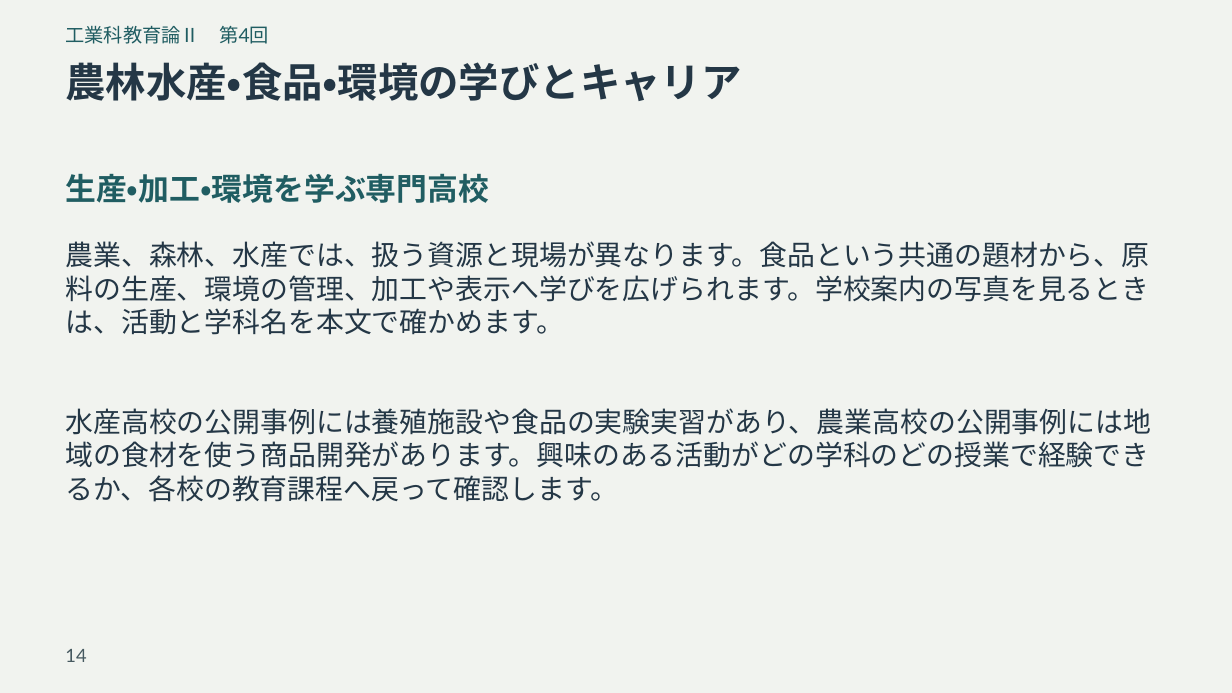
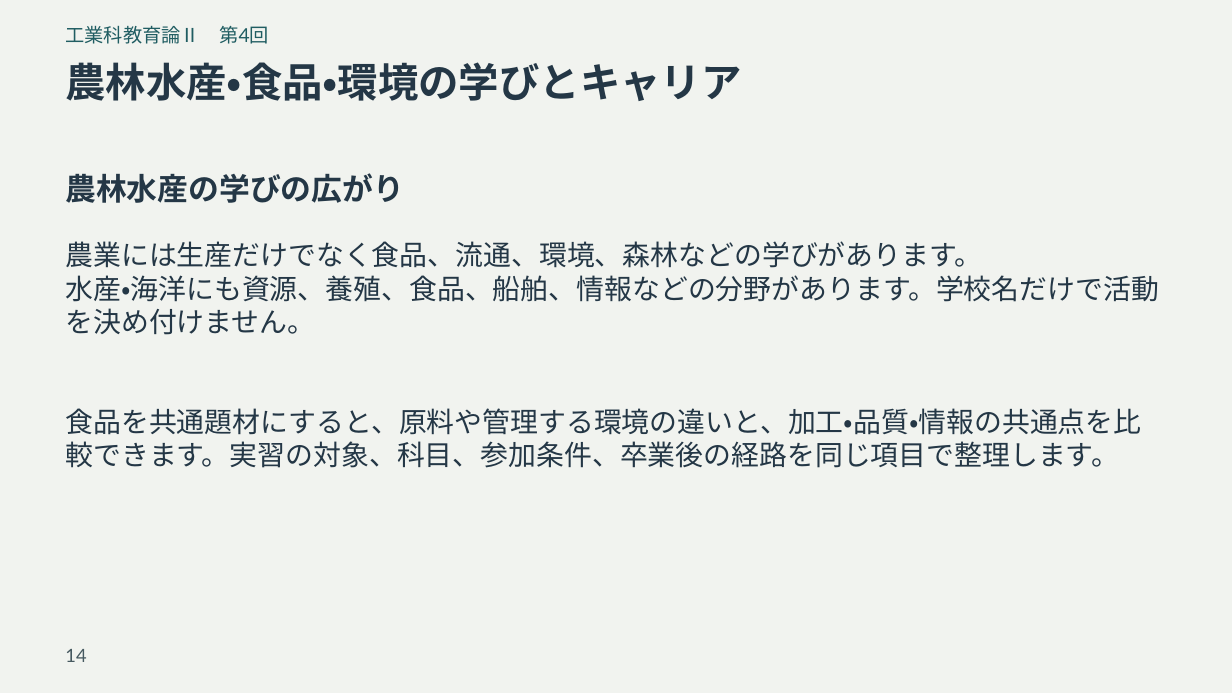
Before and after one commit to zooc-14calbp/industrial-education-ii, a slide deck: slide 14 of reorganized/20261105/expanded/slides.pptx. Drawn at 1232x693 pixels with LibreOffice and Linux fonts; fonts in the diff are those of the drawing. Boxes give left, top, right and bottom in pixels: in the first picture for what was removed or moved away, otherwise in the second. Text is boxed around its words. In the diff, an @@ line names an element or a change of style, - is before the commit and + after.

```diff
--- a/reorganized/20261105/expanded/slides.pptx
+++ b/reorganized/20261105/expanded/slides.pptx
@@ text at bbox=[65, 173, 404, 203]: text changed; text colour #205D62 to #243746 @@
-生産・加工・環境を学ぶ専門高校
+農林水産の学びの広がり
@@ text at bbox=[65, 241, 1159, 335]: text changed @@
-農業、森林、水産では、扱う資源と現場が異なります。食品という共通の題材から、原料の生産、環境の管理、加工や表示へ学びを広げられます。学校案内の写真を見るときは、活動と学科名を本文で確かめます。
+農業には生産だけでなく食品、流通、環境、森林などの学びがあります。
+水産・海洋にも資源、養殖、食品、船舶、情報などの分野があります。学校名だけで活動を決め付けません。
@@ text at bbox=[65, 408, 1141, 468]: text changed @@
-水産高校の公開事例には養殖施設や食品の実験実習があり、農業高校の公開事例には地域の食材を使う商品開発があります。興味のある活動がどの学科のどの授業で経験できるか、各校の教育課程へ戻って確認します。
+食品を共通題材にすると、原料や管理する環境の違いと、加工・品質・情報の共通点を比較できます。実習の対象、科目、参加条件、卒業後の経路を同じ項目で整理します。
```
Also in this commit, not shown: 48 other slides changed, 13 other files.
